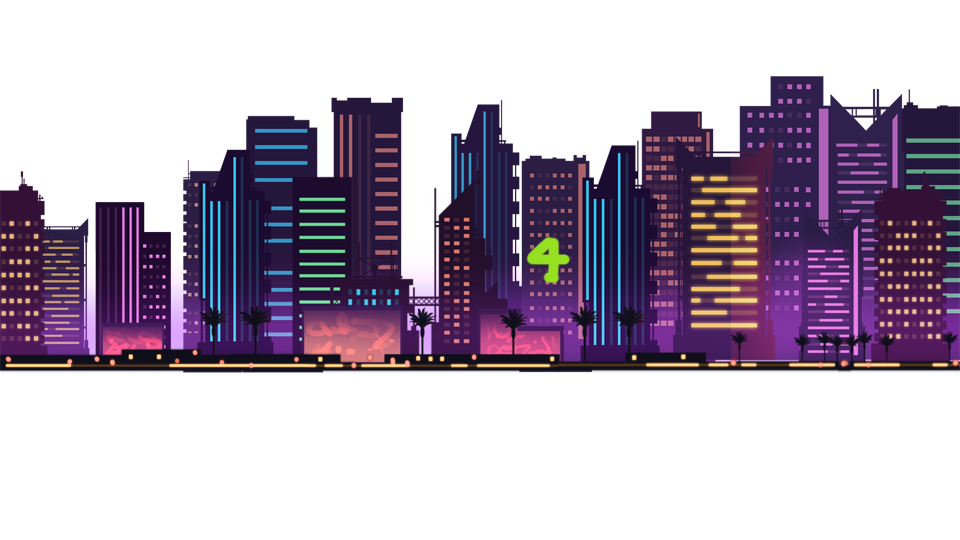
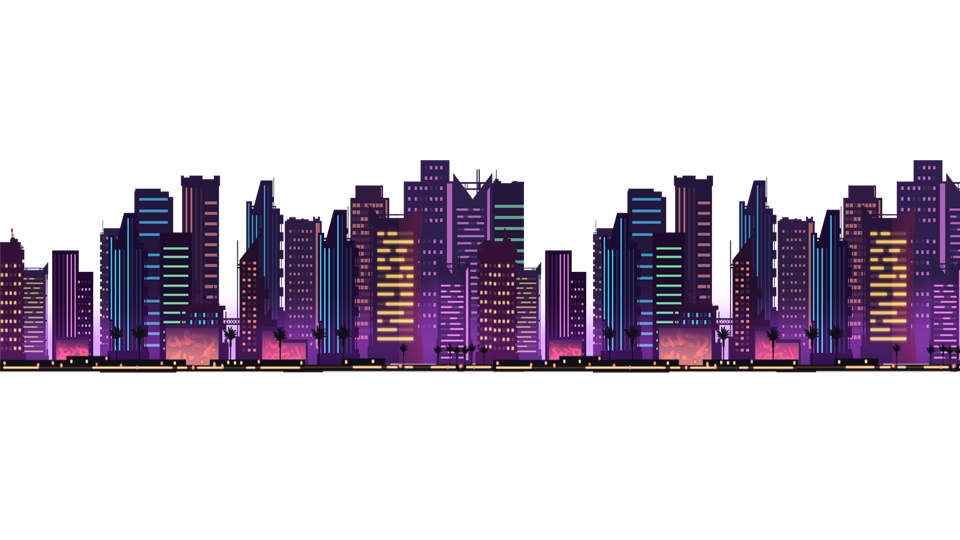
Two versions of the same layered image (960 × 540). Layer-by-layer changes:
renamed "e1" to "图层 1", painted on it over [0, 76, 960, 373]
